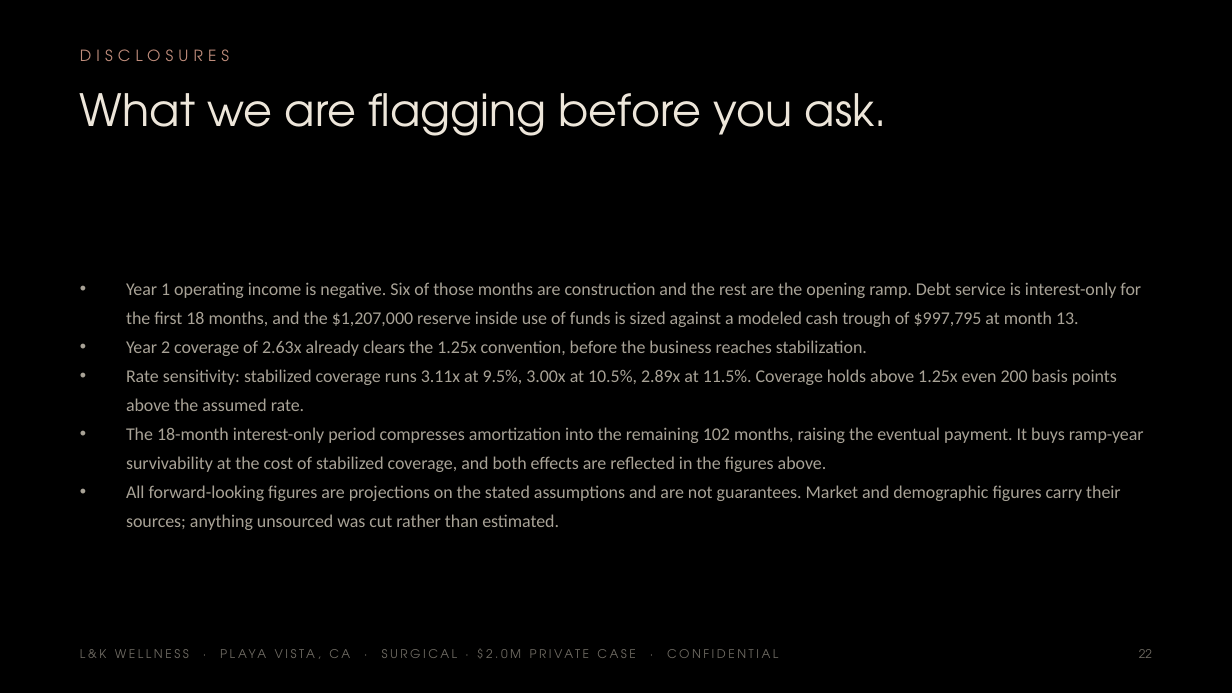
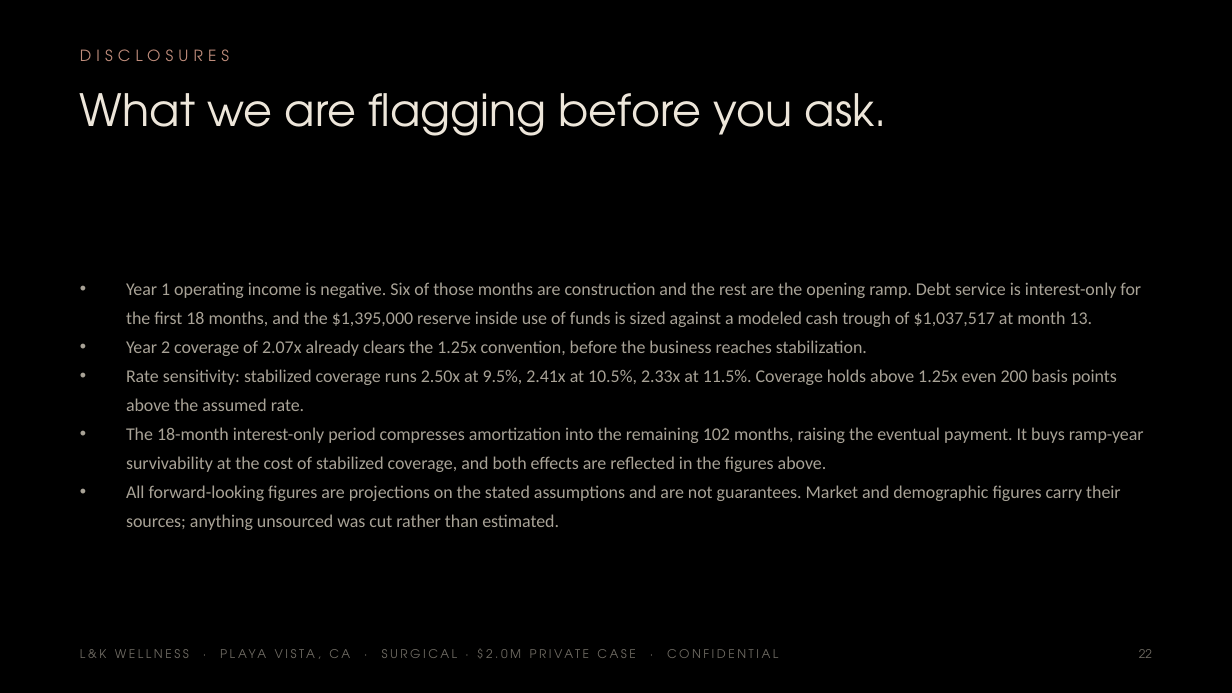
Before and after one commit to apexalpha811/2mil_surgical, a slide deck: slide 22 of 2.0mil_surgical.pptx. Drawn at 1232x693 pixels with LibreOffice and Linux fonts; fonts in the diff are those of the drawing. Boxes give left, top, right and bottom in pixels: in the first picture for what was removed or moved away, otherwise in the second. Text is boxed around its words. In the diff, an @@ line names an element or a change of style, - is before the commit and + after.

```diff
--- a/2.0mil_surgical.pptx
+++ b/2.0mil_surgical.pptx
@@ text at bbox=[126, 282, 1141, 411]: text changed @@
-• Year 1 operating income is negative. Six of those months are construction and the rest are the opening ramp. Debt service is interest-only for the first 18 months, and the $1,207,000 reserve inside use of funds is sized against a modeled cash trough of $997,795 at month 13.
-• Year 2 coverage of 2.63x already clears the 1.25x convention, before the business reaches stabilization.
-• Rate sensitivity: stabilized coverage runs 3.11x at 9.5%, 3.00x at 10.5%, 2.89x at 11.5%. Coverage holds above 1.25x even 200 basis points above the assumed rate.
+• Year 1 operating income is negative. Six of those months are construction and the rest are the opening ramp. Debt service is interest-only for the first 18 months, and the $1,395,000 reserve inside use of funds is sized against a modeled cash trough of $1,037,517 at month 13.
+• Year 2 coverage of 2.07x already clears the 1.25x convention, before the business reaches stabilization.
+• Rate sensitivity: stabilized coverage runs 2.50x at 9.5%, 2.41x at 10.5%, 2.33x at 11.5%. Coverage holds above 1.25x even 200 basis points above the assumed rate.
```
Also in this commit, not shown: 14 other slides changed, 5 other files.
